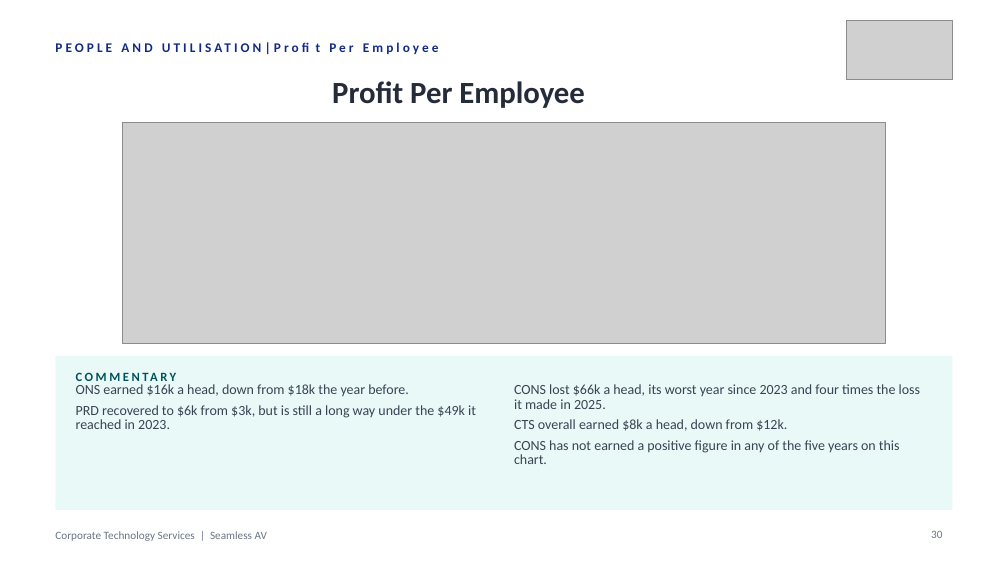
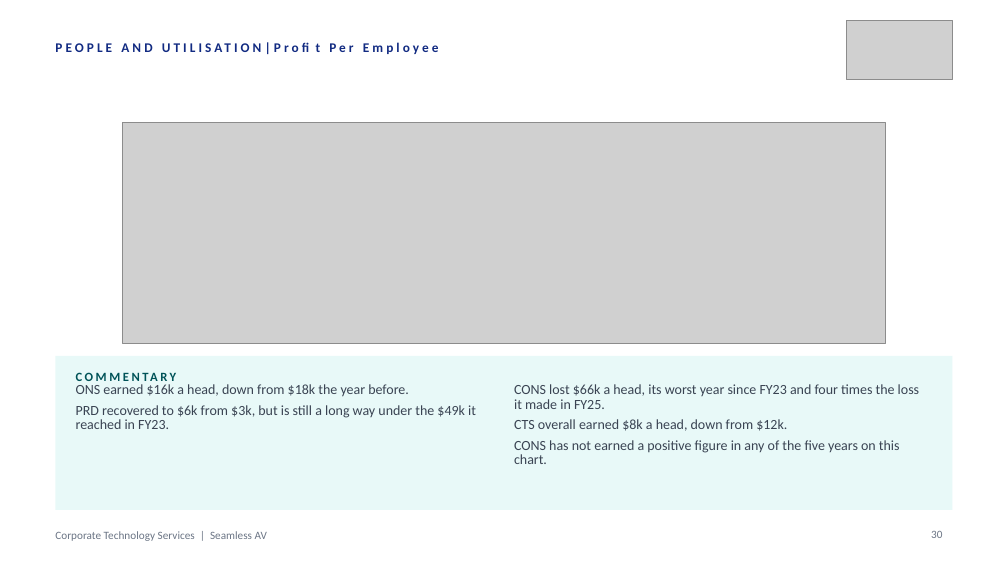
Before and after one commit to WesleyNelson-O33/Claude, a slide deck: slide 30 of deck/CTS Quarterly Business Review - Q1 FY2027.pptx. Drawn at 1008x567 pixels with LibreOffice and Linux fonts; fonts in the diff are those of the drawing; grey boxes stand for pictures. Boxes give left, top, right and bottom in pixels: in the first picture for what was removed or moved away, otherwise in the second. Text is boxed around its words. In the diff, an @@ line names an element or a change of style, - is before the commit and + after.

```diff
--- a/deck/CTS Quarterly Business Review - Q1 FY2027.pptx
+++ b/deck/CTS Quarterly Business Review - Q1 FY2027.pptx
@@ text removed at (332,81,585,108) @@
-Profit Per Employee
@@ text at (514,384,919,409): text changed @@
-CONS lost $66k a head, its worst year since 2023 and four times the loss it made in 2025.
+CONS lost $66k a head, its worst year since FY23 and four times the loss it made in FY25.
@@ text at (76,405,476,429): text changed @@
-PRD recovered to $6k from $3k, but is still a long way under the $49k it reached in 2023.
+PRD recovered to $6k from $3k, but is still a long way under the $49k it reached in FY23.
```
Also in this commit, not shown: 5 other files.
